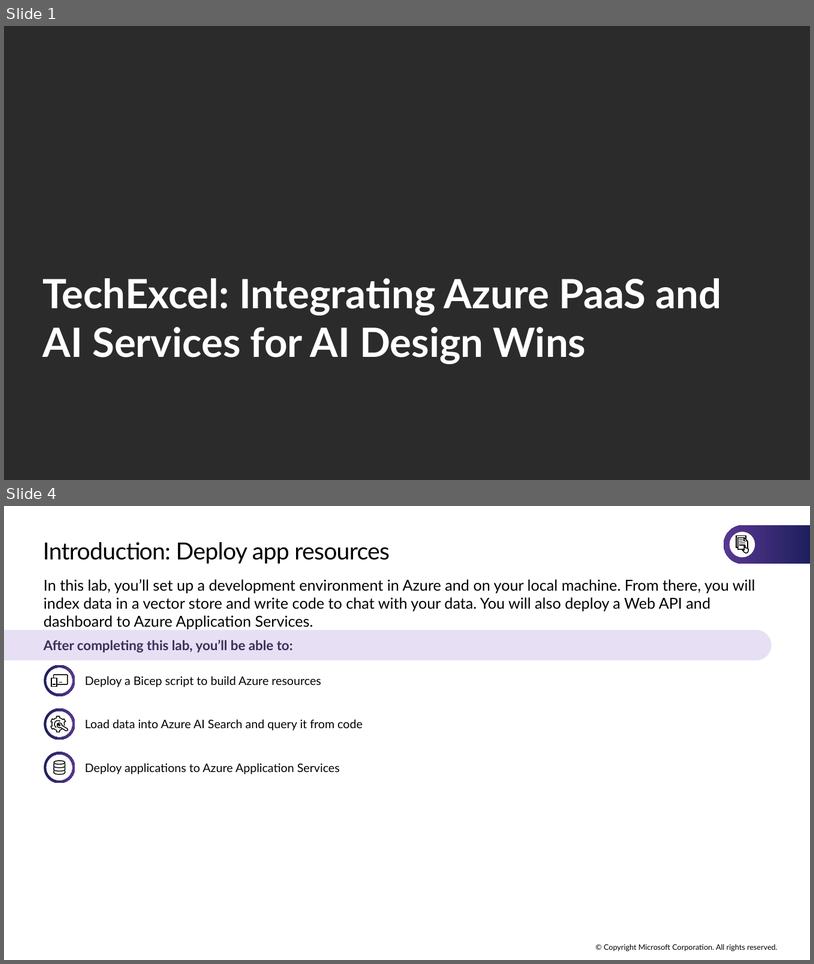
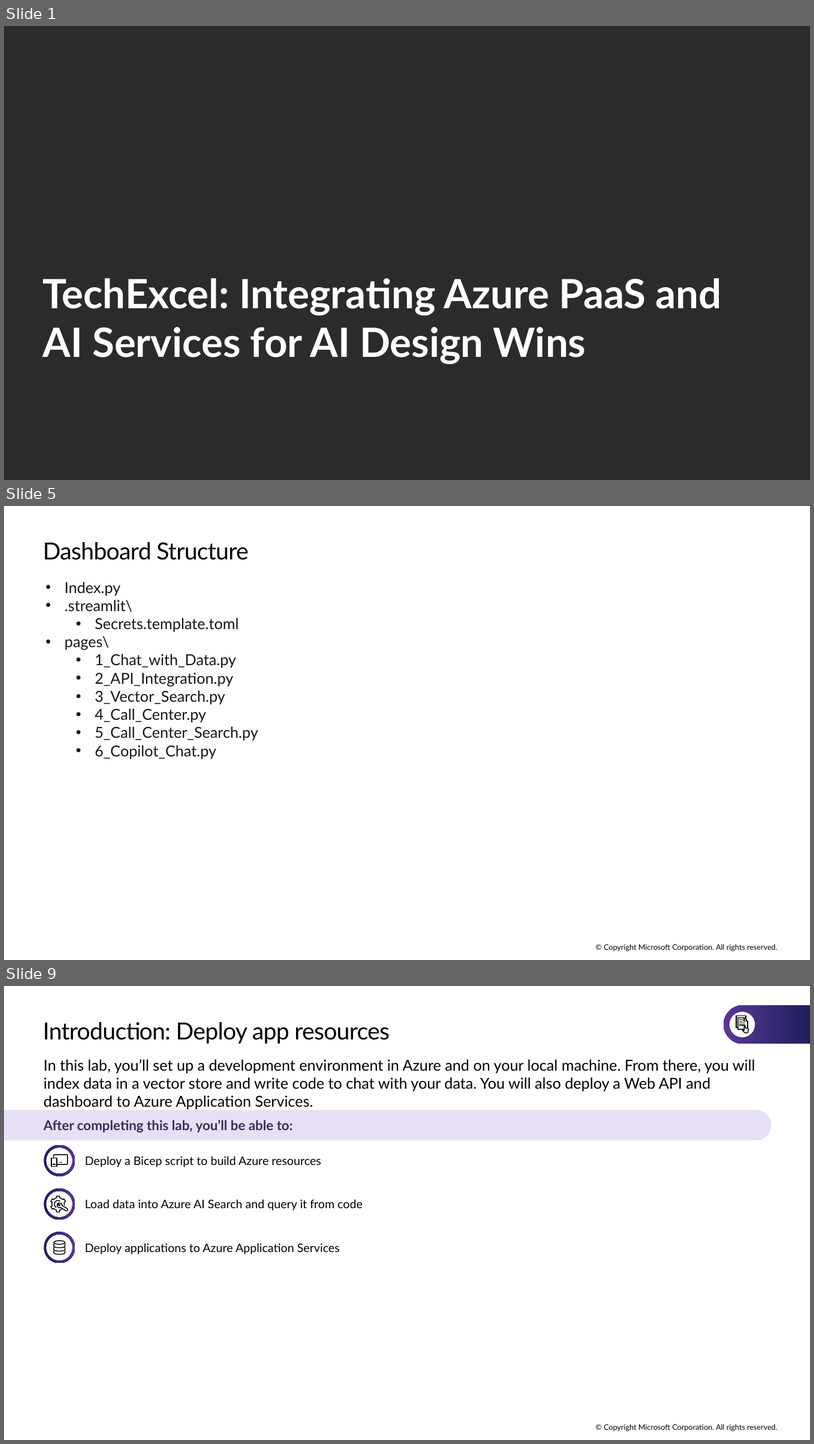
Before and after one commit to microsoft/TechExcel-Integrating-Azure-PaaS-and-AI-Services-for-AI-Design-Wins, a slide deck: slides/Lab Slides.pptx. Shown one above the other, each under a label of ours: slides 1 and 4 before the commit, slides 1, 5 and 9 after it; the slides between them are not shown. The pictures are 814x964 and 814x1444 pixels, drawn with LibreOffice and Linux fonts; fonts in the diff are those of the drawing; background and template pictures are left out; a plain dark background stands for a picture behind light text. Boxes give left, top, right and bottom in pixels: in the first picture for what was removed or moved away, otherwise in the second. Text is boxed around its words. In the diff, an @@ line names an element or a change of style, - is before the commit and + after.

```diff
--- a/slides/Lab Slides.pptx
+++ b/slides/Lab Slides.pptx
@@ slide 5 added at box(4, 506, 810, 960), background #FFFFFF; not listed: 1 template element that a slide beside it also shows @@
@@ title added at box(43, 542, 248, 560), 28 pt, text #000000 @@
+Dashboard Structure
@@ text added at box(65, 582, 258, 759), 18 pt, text #161616 @@
+• Index.py
+• .streamlit\
+  • Secrets.template.toml
+• pages\
+  • 1_Chat_with_Data.py
+  • 2_API_Integration.py
+  • 3_Vector_Search.py
+  • 4_Call_Center.py
+  • 5_Call_Center_Search.py
+  • 6_Copilot_Chat.py
@@ what was slide 4 is now slide 9 @@
```
Also in this commit, not shown: 1 slide changed, 4 other slides added.
